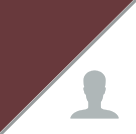
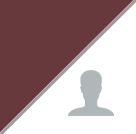
Revision of a layered 136px x 134px image; what changed, layer by layer:
painted on "ios7-person" over [left=68, top=70, right=119, bottom=119]
